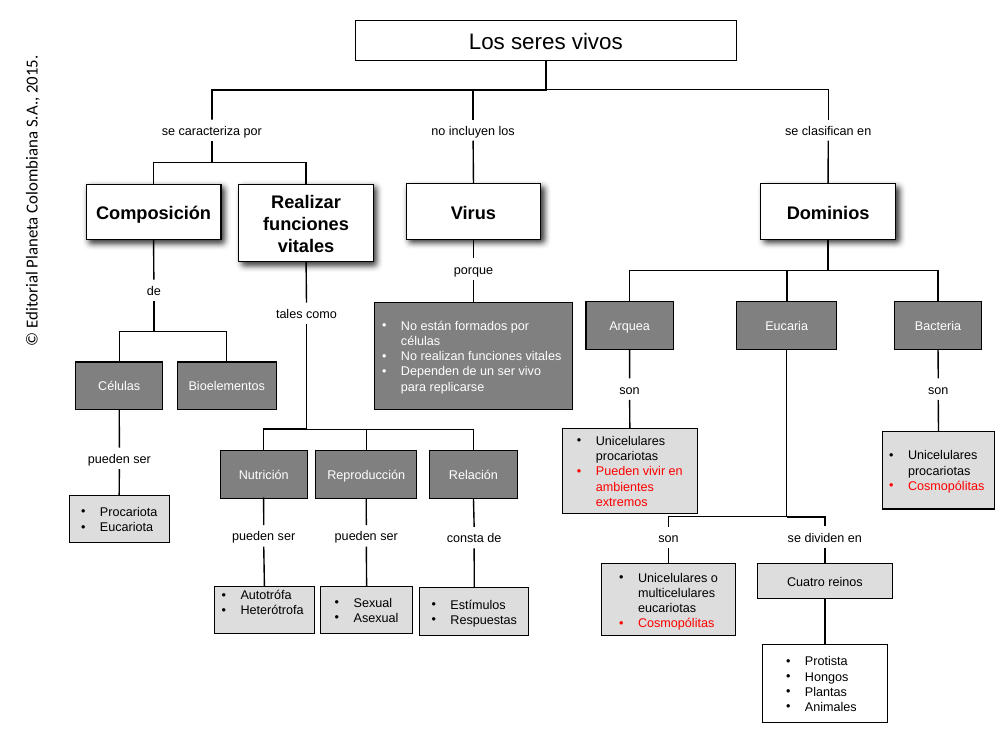
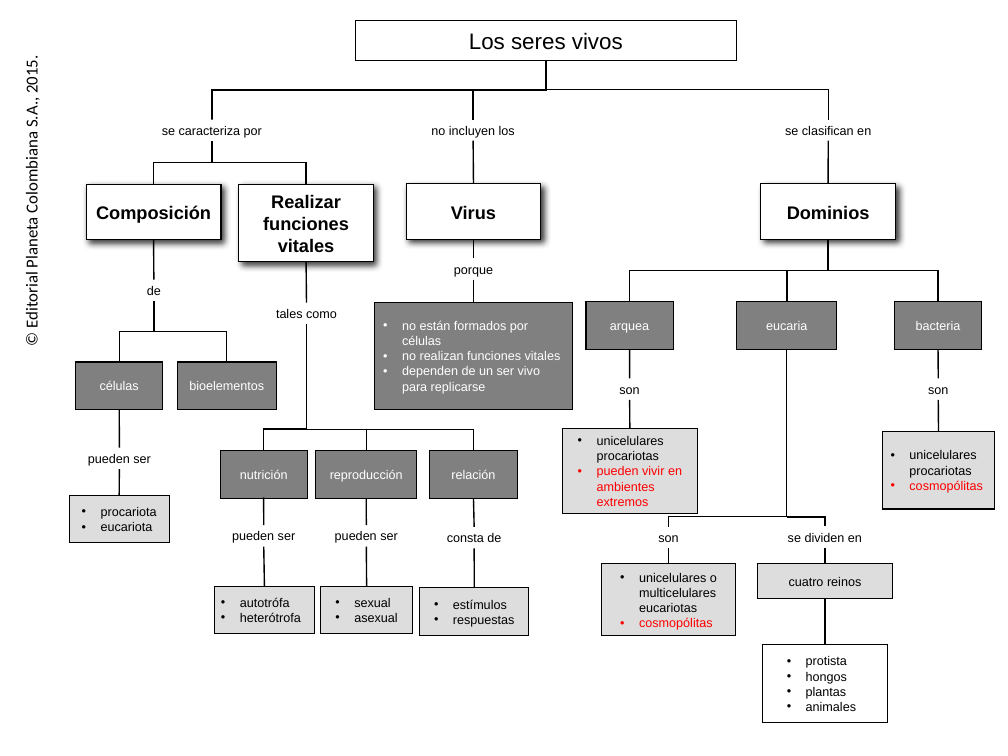
Before and after one commit to AulaPlanetaColombia/CienciasNaturales, a slide deck: slide 1 of fuentes/contenidos/grado06/guion03/CN_06_03.pptx. Drawn at 1008x756 pixels with LibreOffice and Linux fonts; fonts in the diff are those of the drawing; background and template pictures are left out. Boxes give left, top, right and bottom in pixels: in the first picture for what was removed or moved away, otherwise in the second. Text is boxed around its words. In the diff, an @@ line names an element or a change of style, - is before the commit and + after.

```diff
--- a/fuentes/contenidos/grado06/guion03/CN_06_03.pptx
+++ b/fuentes/contenidos/grado06/guion03/CN_06_03.pptx
@@ text in rectangle at [402, 321, 561, 394]: text changed @@
-• No están formados por células
-• No realizan funciones vitales
-• Dependen de un ser vivo para replicarse
+• no están formados por células
+• no realizan funciones vitales
+• dependen de un ser vivo para replicarse
@@ text in rectangle at [610, 323, 649, 333]: text changed @@
-Arquea
+arquea
@@ text in rectangle at [766, 321, 807, 330]: text changed @@
-Eucaria
+eucaria
@@ text in rectangle at [916, 321, 961, 330]: text changed @@
-Bacteria
+bacteria
@@ text in rectangle at [100, 381, 139, 390]: text changed @@
-Células
+células
@@ text in rectangle at [189, 381, 264, 390]: text changed @@
-Bioelementos
+bioelementos
@@ text in rectangle at [597, 436, 682, 506]: text changed @@
-• Unicelulares procariotas
-• Pueden vivir en ambientes extremos
+• unicelulares procariotas
+• pueden vivir en ambientes extremos
@@ text in rectangle at [240, 470, 288, 479]: text changed @@
-Nutrición
+nutrición
@@ text in rectangle at [330, 470, 403, 482]: text changed @@
-Reproducción
+reproducción
@@ text in rectangle at [451, 470, 495, 479]: text changed @@
-Relación
+relación
@@ text in rectangle at [909, 450, 983, 493]: text changed @@
-• Unicelulares procariotas
-• Cosmopólitas
+• unicelulares procariotas
+• cosmopólitas
@@ text in rectangle at [101, 507, 157, 531]: text changed @@
-• Procariota
-• Eucariota
+• procariota
+• eucariota
@@ text in rectangle at [240, 597, 301, 622]: text changed @@
-• Autotrófa
-• Heterótrofa
+• autotrófa
+• heterótrofa
@@ text in rectangle at [354, 598, 397, 622]: text changed @@
-• Sexual
-• Asexual
+• sexual
+• asexual
@@ text in rectangle at [453, 599, 515, 627]: text changed @@
-• Estímulos
-• Respuestas
+• estímulos
+• respuestas
@@ text in rectangle at [639, 573, 717, 630]: text changed @@
-• Unicelulares o multicelulares eucariotas
-• Cosmopólitas
+• unicelulares o multicelulares eucariotas
+• cosmopólitas
@@ text in rectangle at [789, 577, 861, 586]: text changed @@
-Cuatro reinos
+cuatro reinos
@@ text in rectangle at [806, 656, 856, 711]: text changed @@
-• Protista
-• Hongos
-• Plantas
-• Animales
+• protista
+• hongos
+• plantas
+• animales
```
Also in this commit, not shown: 1 other file.
